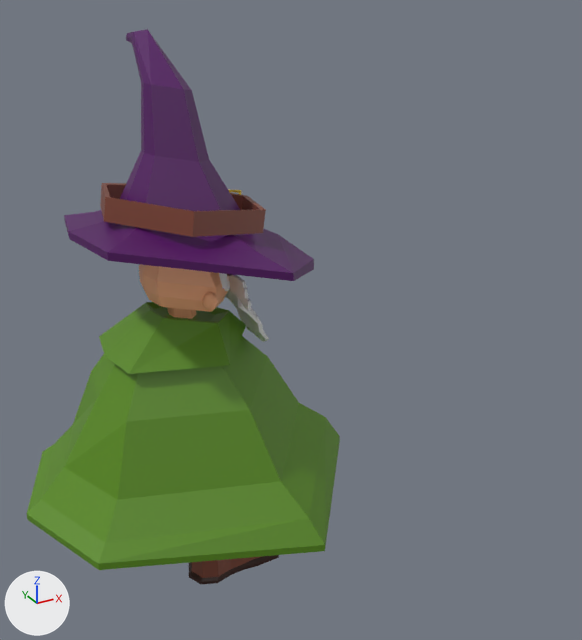
A saved change to the Blender file MegaJueguito/BlenderThings/Enemigos/GnomoMago.blend.
Camera for both pictures: a 50 mm camera at (2.71, -2.03, 2.13) aimed at (4.52, 1.27, 0.48). Arrows for +X, +Y and +Z are at lower left; the lights stay in place. The picture after the commit comes second.

The scene before the commit, as lines of its bpy script (objects in view):
```python
me_circle_001 = bpy.data.meshes.new('Circle.001')
me_circle_001.from_pydata(...)  # 203 vertices, 199 faces, 1 loose edge; spans x -0.95..0.95, y -1.03..1.0, z -0.25..2.46
# faces by material slot: [100, 57, 42]
me_circle_001.materials.append(mat_material_001)  # green #598b17
me_circle_001.materials.append(mat_material_002)  # dark purple #530762
me_circle_001.materials.append(mat_material_003)  # beige #ffb788
me_circle_007 = bpy.data.meshes.new('Circle.007')
me_circle_007.from_pydata(...)  # 30 vertices, 30 faces; spans x -0.92..0.92, y -1.06..1.06, z -0.01..0.19
me_circle_007.materials.append(mat_botasmarron)  # brown #7e4333
me_cube_002 = bpy.data.meshes.new('Cube.002')
me_cube_002.from_pydata(...)  # 72 vertices, 68 faces; spans x -9.1..2.5, y -6.8..10.6, z 1.0..8.0
me_cube_002.materials.append(mat_pelo)  # white #e7e7e7
ob_circle_001 = bpy.data.objects.new('Circle.001', me_circle_007)
ob_circle_001.location = (4.18, 1.856, 0.911)
ob_circle_001.rotation_euler = (-0.097, 0.15, -0.258)  # degrees (-5.6, 8.6, -15)
ob_circle_001.scale = (0.434, 0.43, 0.621)
ob_cube = bpy.data.objects.new('Cube', me_cube_002)
ob_cube.location = (4.447, 1.856, 0.535)
ob_cube.rotation_euler = (-0.228, -0.361, 0.582)  # degrees (-13, -21, 33)
ob_cube.scale = (0.0243, 0.0243, 0.0243)
ob_gnomomagico = bpy.data.objects.new('GnomoMagico', me_circle_001)
ob_gnomomagico.location = (4.227, 1.866, -0.633)
ob_gnomomagico.rotation_euler = (0.0, 0.0, -1.568)  # degrees (0, 0, -90)
# also in view: 'Circle' at (4.32, 1.67, -1.1)
```
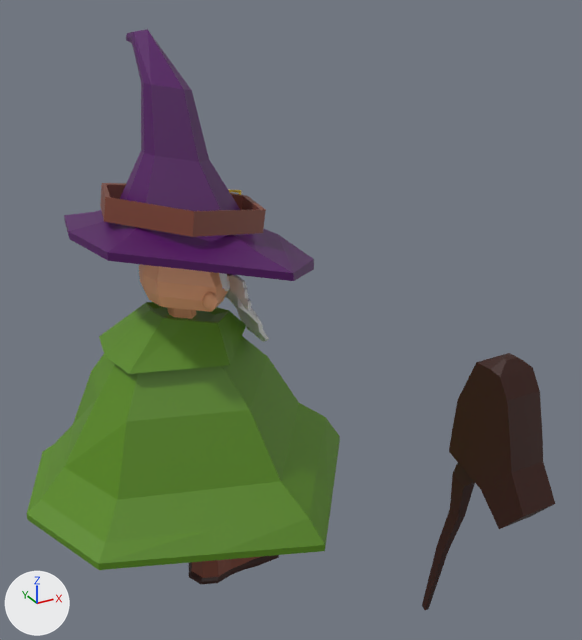
Where the newer file only moved an object's origin or applied its transform, the numbers keep the older frame.

Pixel boxes (x1, y1, x2, y2) of what changed, in the pictures (582 x 640 px):
'Cube', reshaped, moved, turned, rescaled (mostly hidden before): before (219, 273, 229, 291); after (422, 353, 555, 610)
'GnomoMagico', unchanged, covered by the edit: before (27, 29, 340, 570)
'Cuerpo', unchanged, uncovered by the edit: after (27, 302, 340, 570)
'Sombrero', unchanged, uncovered by the edit: after (64, 29, 314, 281)
'Cabeza', unchanged, uncovered by the edit: after (139, 264, 229, 312)

What changed in the scene script:
```text
Add me_cube_003:
    me_cube_003.from_pydata(...)  # 70 vertices, 69 faces; spans x -1.0..1.0, y -4.4..1.6, z -13.5..5.6
    me_cube_003.materials.append(mat_oscurobotas)  # brown #340e01
Change ob_cube:
    ob_cube: bpy.data.objects.new('Cube', me_cube_002) -> bpy.data.objects.new('Cube', me_cube_003)
    ob_cube.location: (4.447, 1.856, 0.535) -> (4.912, 0.23, 0.188)
    ob_cube.rotation_euler: (-0.228, -0.361, 0.582) -> (0.277, 0.0, 0.0)  # degrees (-13, -21, 33) -> degrees (16, 0, 0)
    ob_cube.scale: (0.0243, 0.0243, 0.0243) -> (0.0878, 0.0878, 0.0878)
```
